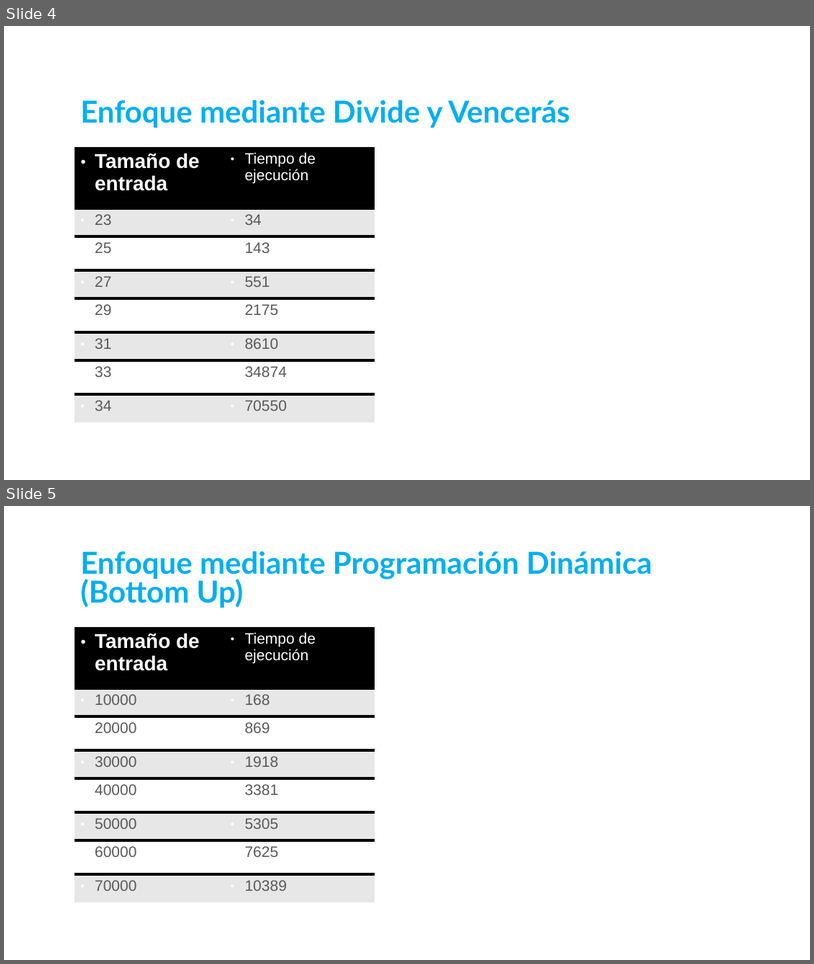
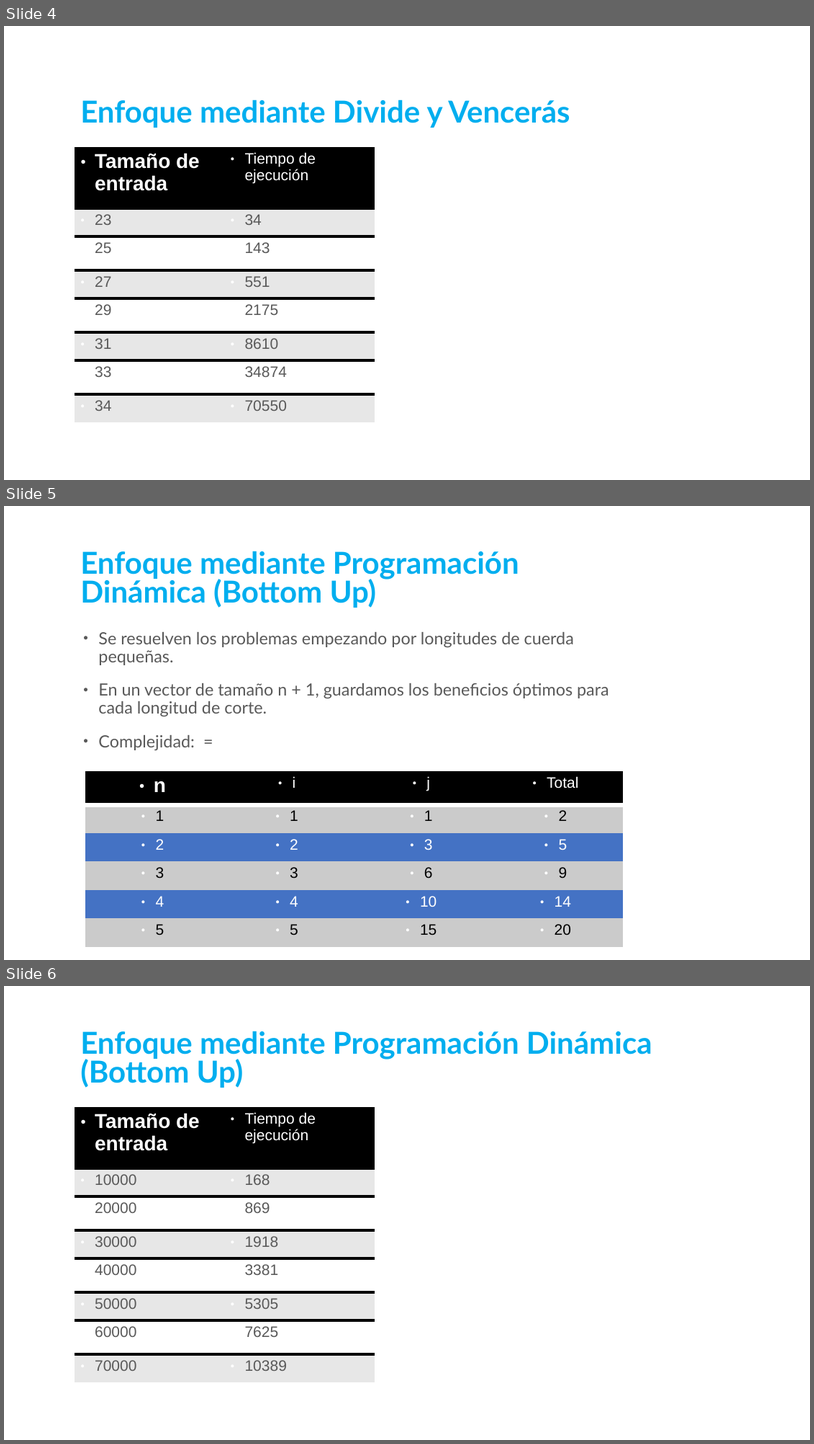
Before and after one commit to IsaacAiman/DAA_L1_7_RodCutting, a slide deck: slides/Problema del corte de vástagos (Rod Cutting).odp. Shown one above the other, each under a label of ours: slides 4 and 5 before the commit, slides 4, 5 and 6 after it. The pictures are 814x964 and 814x1444 pixels, drawn with LibreOffice and Linux fonts; fonts in the diff are those of the drawing; background and template pictures are left out. Boxes give left, top, right and bottom in pixels: in the first picture for what was removed or moved away, otherwise in the second. Text is boxed around its words. In the diff, an @@ line names an element or a change of style, - is before the commit and + after.

Commit message:
añadida diapositiva prog. dinámica

```diff
--- a/slides/Problema del corte de vástagos (Rod Cutting).odp
+++ b/slides/Problema del corte de vástagos (Rod Cutting).odp
@@ slide 5 added at (4, 506, 810, 960), background picture (left out) @@
@@ title added at (80, 551, 520, 608), 36 pt, text #00AEEF, bold @@
+Enfoque mediante Programación Dinámica (Bottom Up)
@@ text added at (98, 632, 610, 750), 20 pt, text #595959 @@
+• Se resuelven los problemas empezando por longitudes de cuerda pequeñas.
+• En un vector de tamaño n + 1, guardamos los beneficios óptimos para cada longitud de corte.
+• Complejidad: =
@@ table added at (85, 771, 623, 937), 6 rows, 4 columns @@
+n | i | j | Total
+1 | 1 | 1 | 2
+2 | 2 | 3 | 5
+3 | 3 | 6 | 9
+4 | 4 | 10 | 14
+5 | 5 | 15 | 20
@@ what was slide 5 is now slide 6 @@
```
Also in this commit, not shown: 1 other file.
